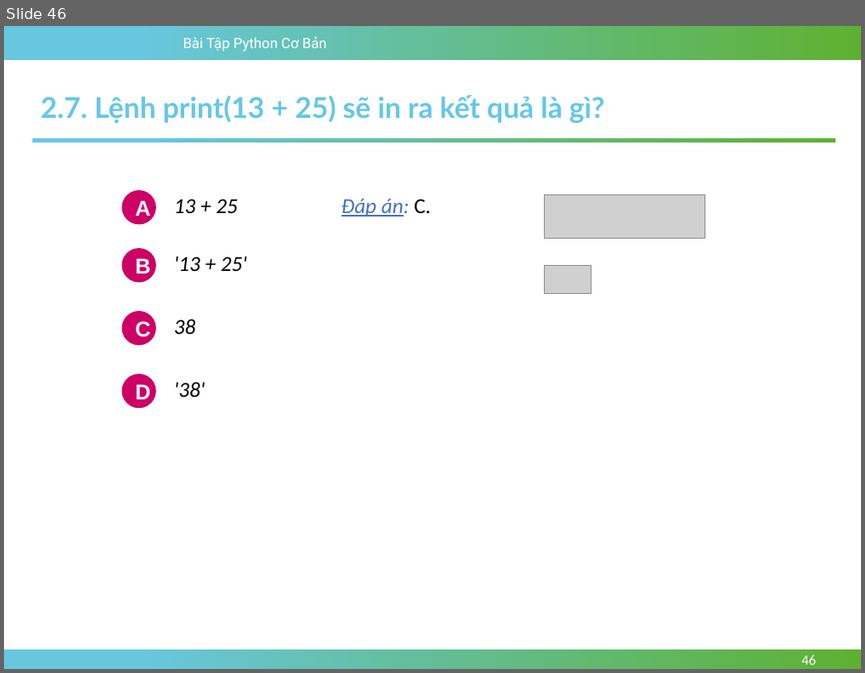
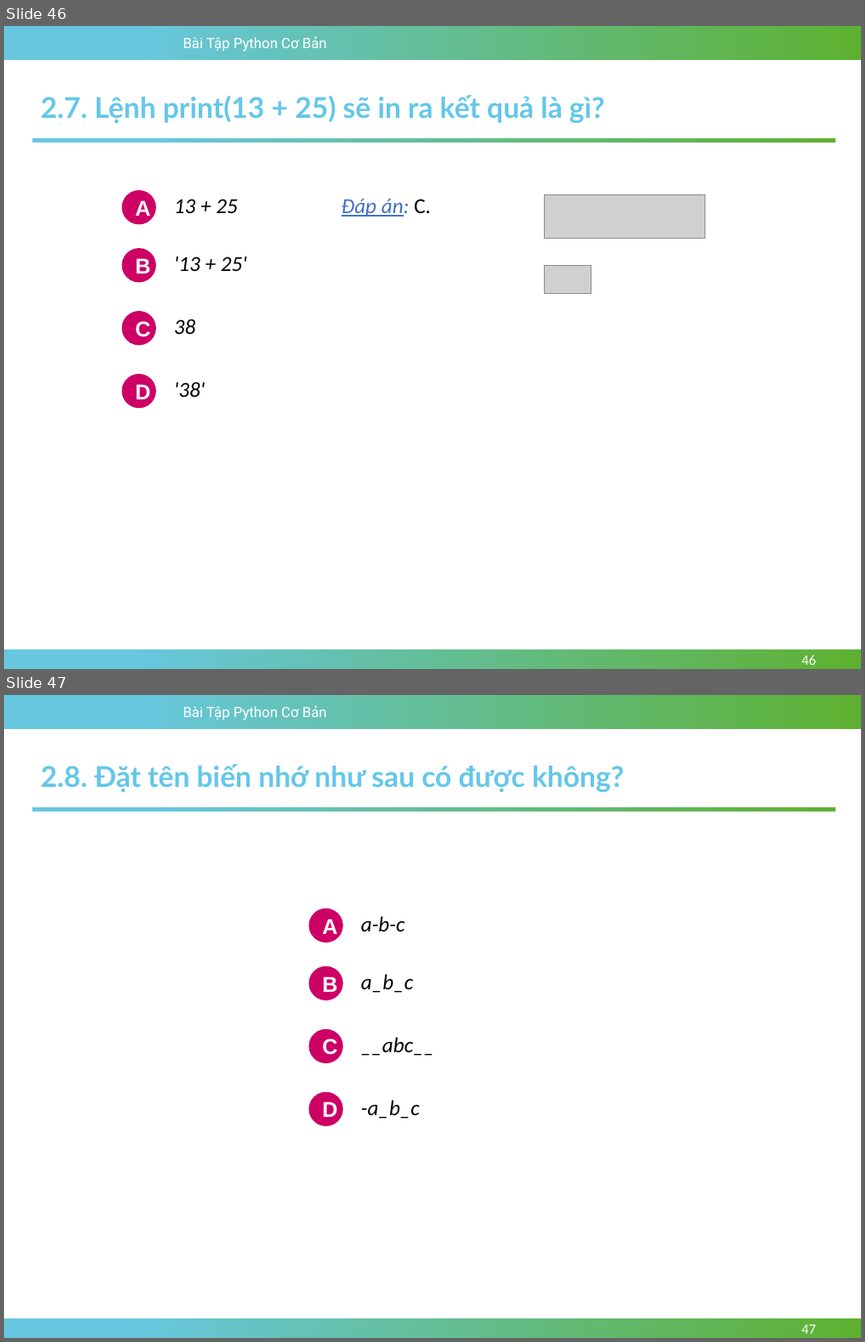
Before and after one commit to TriPhan0511/BaiTapPythonCoBan, a slide deck: documents/slides/Chuong-02-Lam-Quen-Voi-Moi-Truong-Tuong-Tac-Python.pptx. Shown one above the other, each under a label of ours: slide 46 before the commit, slides 46 and 47 after it. The pictures are 865x673 and 865x1342 pixels, drawn with LibreOffice and Linux fonts; fonts in the diff are those of the drawing; grey boxes stand for pictures; background and template pictures are left out. Boxes give left, top, right and bottom in pixels: in the first picture for what was removed or moved away, otherwise in the second. Text is boxed around its words. In the diff, an @@ line names an element or a change of style, - is before the commit and + after.

```diff
--- a/documents/slides/Chuong-02-Lam-Quen-Voi-Moi-Truong-Tuong-Tac-Python.pptx
+++ b/documents/slides/Chuong-02-Lam-Quen-Voi-Moi-Truong-Tuong-Tac-Python.pptx
@@ slide 47 added at [4, 695, 861, 1338], background #FFFFFF; not listed: 3 template elements that a slide beside it also shows @@
@@ text added at [41, 764, 624, 792], 24 pt, text #64C7E9, bold @@
+2.8. Đặt tên biến nhớ như sau có được không?
@@ rectangle added at [32, 807, 835, 811], fill gradient #67C7DF to #5EB130 @@
@@ ellipse added at [309, 908, 343, 942], fill #CD0065, 18 pt, text #FFFFFF, bold @@
+A
@@ text added at [361, 916, 405, 931], 18 pt, text #000000, italic @@
+a-b-c
@@ ellipse added at [309, 966, 343, 1000], fill #CD0065, 18 pt, text #FFFFFF, bold @@
+B
@@ text added at [361, 974, 413, 993], 18 pt, text #000000, italic @@
+a_b_c
@@ ellipse added at [309, 1029, 343, 1063], fill #CD0065, 18 pt, text #FFFFFF, bold @@
+C
@@ text added at [361, 1037, 435, 1055], 18 pt, text #000000, italic @@
+__abc__
@@ ellipse added at [309, 1092, 343, 1126], fill #CD0065, 18 pt, text #FFFFFF, bold @@
+D
@@ text added at [361, 1100, 420, 1118], 18 pt, text #000000, italic @@
+-a_b_c
@@ page number added at [801, 1324, 816, 1333], 12 pt, text #FFFFFF @@
+47
```
Also in this commit, not shown: 1 other slide added.
